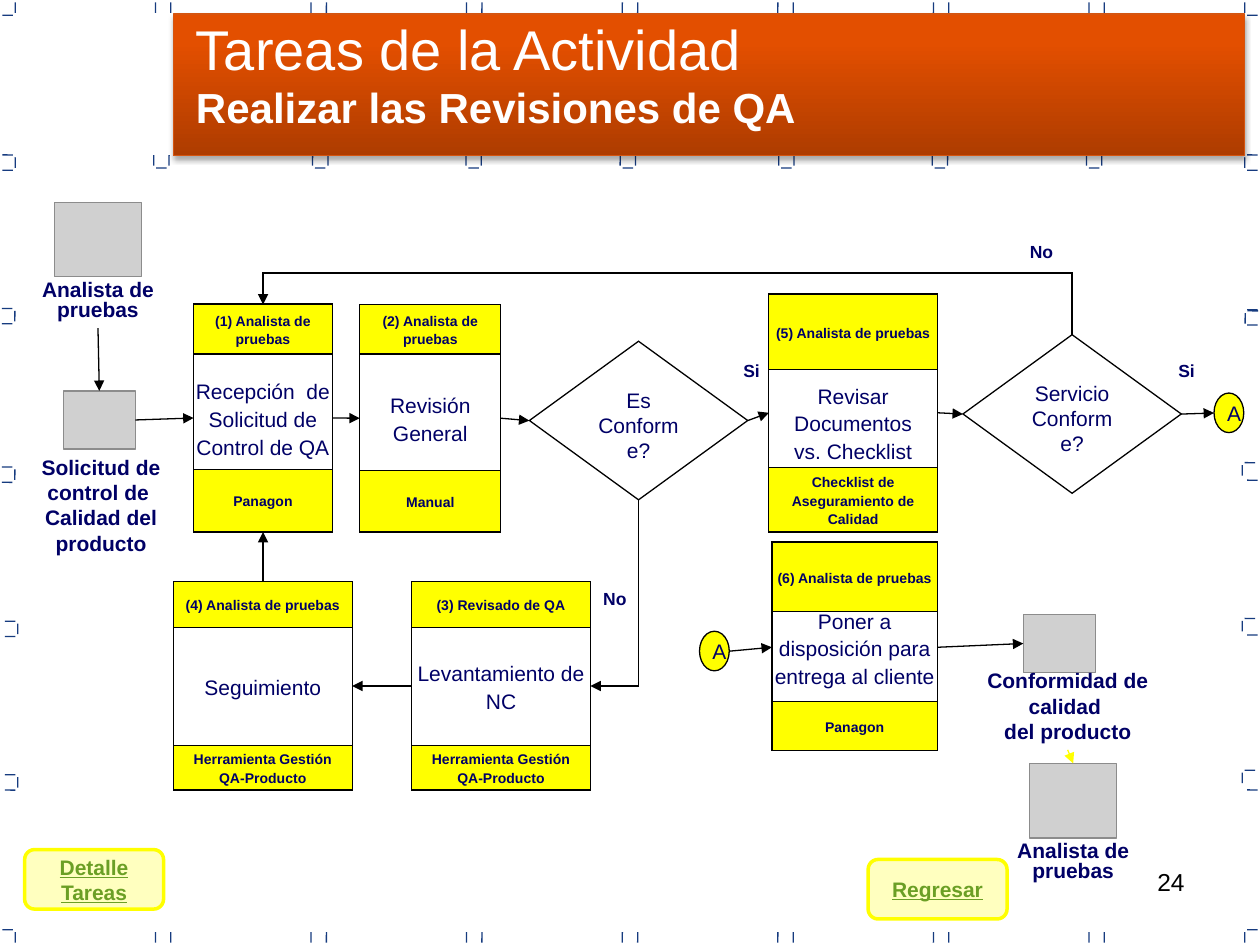
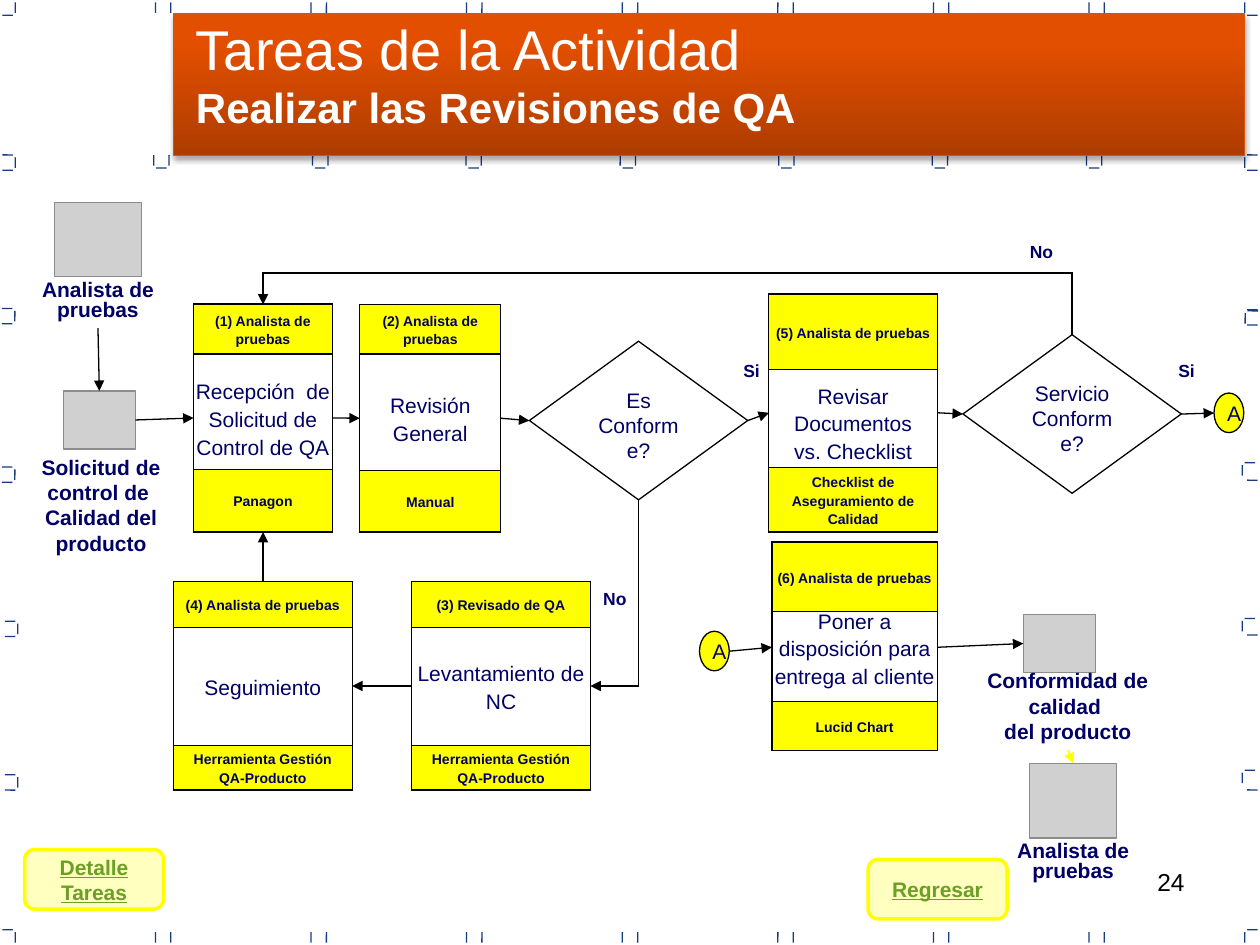
Before and after one commit to RSegura7/Travel-Peru-Express-Documentos, a slide deck: slide 24 of Area de proceso PPQA/Proceso de Aseguramiento de la Calidad PPQA.pptx. Drawn at 1260x945 pixels with LibreOffice and Linux fonts; fonts in the diff are those of the drawing; grey boxes stand for pictures. Boxes give left, top, right and bottom in pixels: in the first picture for what was removed or moved away, otherwise in the second. Text is boxed around its words. In the diff, an @@ line names an element or a change of style, - is before the commit and + after.

```diff
--- a/Area de proceso PPQA/Proceso de Aseguramiento de la Calidad PPQA.pptx
+++ b/Area de proceso PPQA/Proceso de Aseguramiento de la Calidad PPQA.pptx
@@ text in rectangle at (x1=816, y1=722, x2=894, y2=732): text changed @@
-Panagon
+Lucid Chart
```
Also in this commit, not shown: 1 other slide changed, 12 other files.
